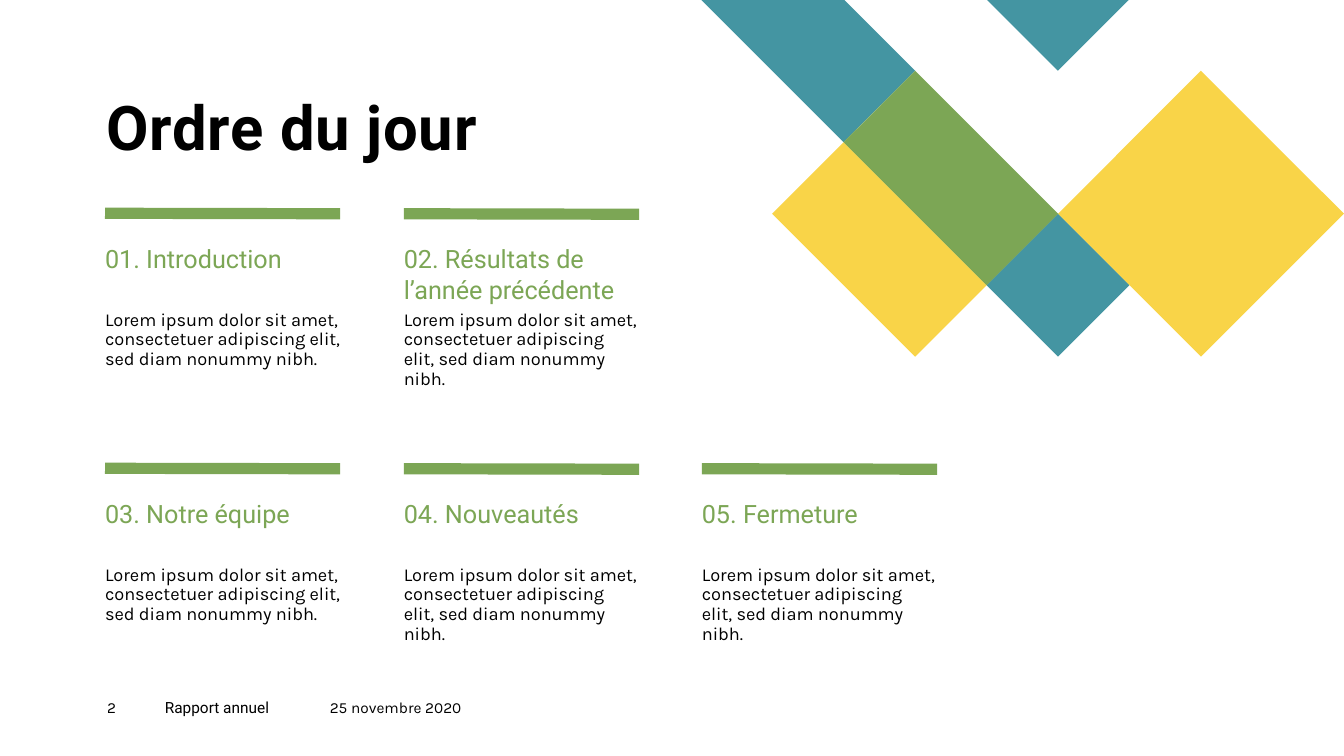
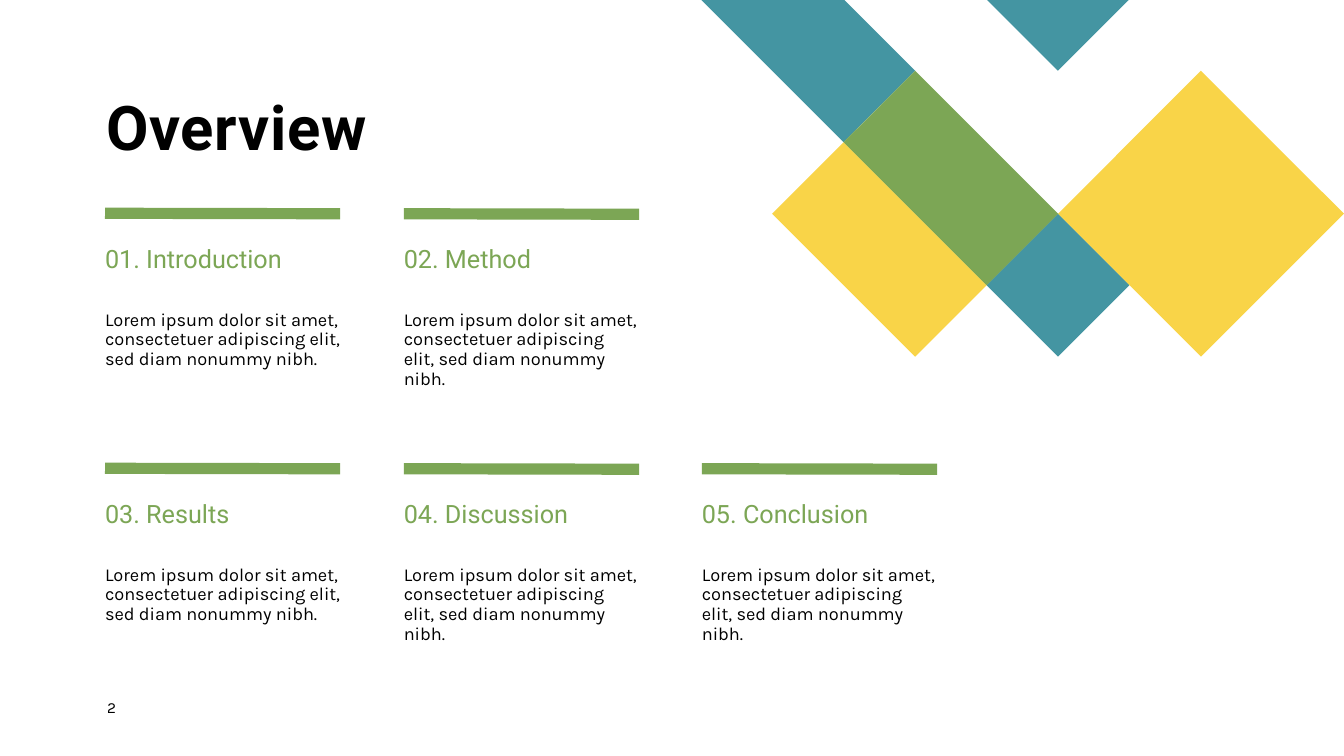
Before and after one commit to helmiri/INFO-F409-Exam_Project, a slide deck: slide 2 of doc/Slides.odp. Drawn at 1344x756 pixels with LibreOffice and Linux fonts; fonts in the diff are those of the drawing. Boxes give left, top, right and bottom in pixels: in the first picture for what was removed or moved away, otherwise in the second. Text is boxed around its words. In the diff, an @@ line names an element or a change of style, - is before the commit and + after.

```diff
--- a/doc/Slides.odp
+++ b/doc/Slides.odp
@@ title at [106, 104, 366, 151]: text changed @@
-Ordre du jour
+Overview
@@ text at [404, 249, 531, 268]: text changed @@
-02. Résultats de
-l’année précédente
+02. Method
@@ text at [105, 504, 229, 523]: text changed @@
-03. Notre équipe
+03. Results
@@ text at [404, 505, 568, 523]: text changed @@
-04. Nouveautés
+04. Discussion
@@ text at [702, 504, 868, 523]: text changed @@
-05. Fermeture
+05. Conclusion
@@ text removed at [165, 701, 269, 716] @@
-Rapport annuel
@@ text removed at [330, 702, 461, 713] @@
-25 novembre 2020
```
Also in this commit, not shown: 6 other slides changed, 6 slides removed, 1 other file.
